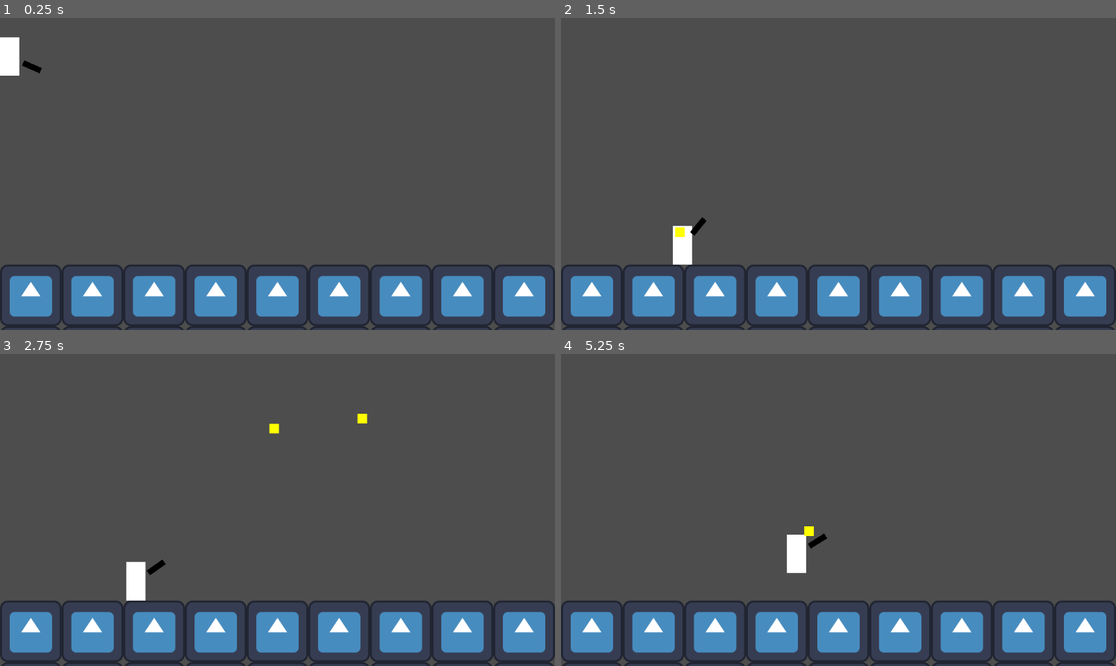
Above: before the commit, frames 1-4 (two rows, left to right).
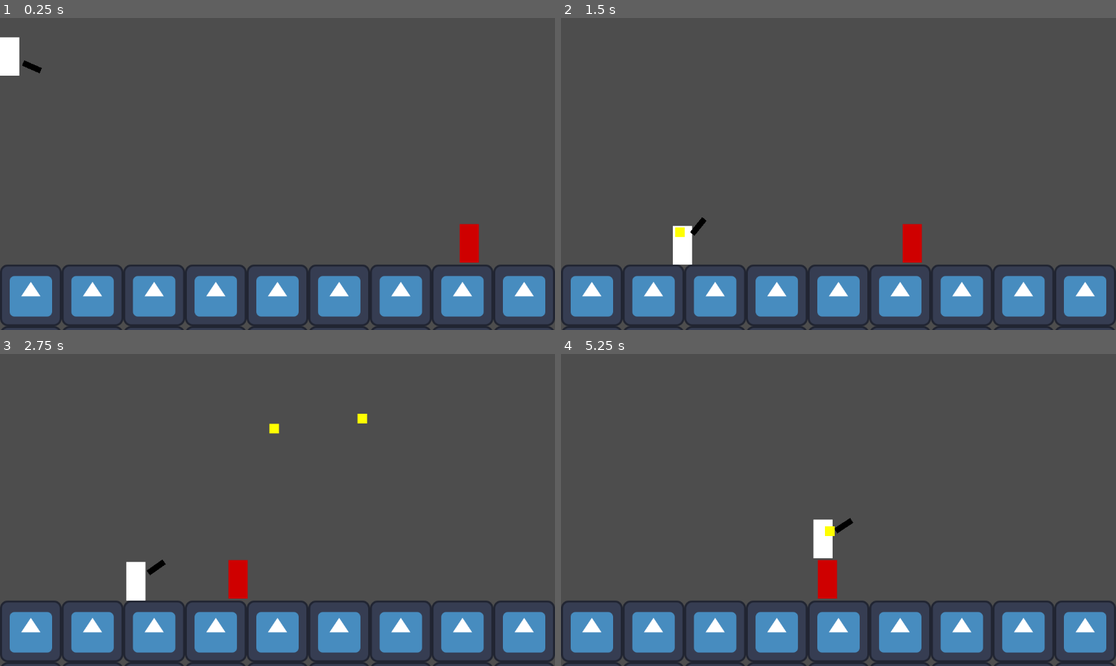
Above: after the commit, the same moments.

Repository: kryscw/Superhero-Project-X
Game: Godot game, scene res://Scenes/main.tscn
Same seed, same stepped clock (60 frames per second), same inputs: the game is played once before the commit and once after it. The engine's default icon, where the game draws it, is replaced by a stand-in: a white triangle on a blue panel in a dark square.
Inputs (mouse positions are in pixels of both pictures, inside the frame that each line leads up to):
- Up to frame 1 (0.25 s): no input
- Up to frame 2 (1.5 s): move the mouse to (960, 158) at 0.52 s; hold D (right) from 0.53 s (still down); click (960, 158) at 0.6 s; tap Space (jump) at 0.77 s; move the mouse to (727, 189) at 1.27 s; click (727, 189) at 1.35 s
- Up to frame 3 (2.75 s): tap Space (jump) at 1.52 s; move the mouse to (333, 441) at 2.02 s; release D (right) at 2.03 s; hold A (left) from 2.03 s (still down); click (333, 441) at 2.1 s
- Up to frame 4 (5.25 s): move the mouse to (810, 572) at 2.77 s; release A (left) at 2.78 s; hold D (right) 2.78-4.28 s; click (810, 572) at 2.85 s; tap Space (jump) at 3.02, 3.77, 4.52 s; move the mouse to (1005, 556) at 3.52 s; click (1005, 556) at 3.6 s; move the mouse to (672, 463) at 4.27 s; hold A (left) 4.28-5.03 s; click (672, 463) at 4.35 s; move the mouse to (866, 510) at 5.02 s; hold D (right) from 5.03 s (still down); click (866, 510) at 5.1 s

The runs differ from the first frame. In frame 1, 0.5% of the frame differs, in the area x 82-87%, y 65-79%; in frame 2, 0.4%; in frame 3, 0.4%; in frame 4, 1.5%, in the area x 40-53%, y 52-79%.

Commit message:
Enemy Add

Diff:
--- /dev/null
+++ b/Scenes/Enemy.tscn
@@ -0,0 +1,28 @@
+[gd_scene format=3 uid="uid://3birffwrsrtu"]
+
+[ext_resource type="Script" uid="uid://bow1asa4dg8mg" path="res://Scenes/enemy.gd" id="1_m1htj"]
+
+[sub_resource type="RectangleShape2D" id="RectangleShape2D_m1htj"]
+size = Vector2(48, 88)
+
+[node name="Enemy" type="CharacterBody2D" unique_id=229272389]
+script = ExtResource("1_m1htj")
+
+[node name="ColorRect" type="ColorRect" parent="." unique_id=228674368]
+offset_left = -20.0
+offset_top = -40.0
+offset_right = 20.0
+offset_bottom = 40.0
+color = Color(0.8115776, 1.853034e-06, 3.85046e-07, 1)
+
+[node name="damageArea" type="Area2D" parent="." unique_id=1978341778]
+collision_layer = 3
+collision_mask = 3
+
+[node name="CollisionShape2D" type="CollisionShape2D" parent="damageArea" unique_id=1790298330]
+shape = SubResource("RectangleShape2D_m1htj")
+
+[node name="CollisionShape2D" type="CollisionShape2D" parent="." unique_id=1676795548]
+shape = SubResource("RectangleShape2D_m1htj")
+
+[connection signal="body_shape_entered" from="damageArea" to="." method="_on_damage_area_hit"]
--- a/Scenes/bullet.gd
+++ b/Scenes/bullet.gd
@@ -6,3 +6,7 @@
 func _process(delta: float) -> void:
 	velocity = direction * speedMult
 	move_and_slide()
+
+
+func _on_screen_exit() -> void:
+	queue_free()
--- a/Scenes/bullet.tscn
+++ b/Scenes/bullet.tscn
@@ -5,6 +5,8 @@
 [sub_resource type="RectangleShape2D" id="RectangleShape2D_vgqql"]
 
 [node name="Bullet" type="CharacterBody2D" unique_id=378807127]
+collision_layer = 2
+collision_mask = 2
 script = ExtResource("1_xjght")
 
 [node name="ColorRect" type="ColorRect" parent="." unique_id=948850406]
@@ -16,4 +18,7 @@
 
 [node name="CollisionShape2D" type="CollisionShape2D" parent="." unique_id=379280166]
 shape = SubResource("RectangleShape2D_vgqql")
-disabled = true
+
+[node name="VisibleOnScreenNotifier2D" type="VisibleOnScreenNotifier2D" parent="." unique_id=1598458522]
+
+[connection signal="screen_exited" from="VisibleOnScreenNotifier2D" to="." method="_on_screen_exit"]
--- /dev/null
+++ b/Scenes/enemy.gd
@@ -0,0 +1,16 @@
+extends CharacterBody2D
+
+@onready var player = get_tree().current_scene.get_node("Player")
+var speed = 200.0
+
+func _process(delta: float) -> void:
+	velocity = (player.global_position - global_position).normalized() * speed
+	velocity.y += 800
+
+	move_and_slide()
+
+
+
+func _on_damage_area_hit(body_rid: RID, body: Node2D, body_shape_index: int, local_shape_index: int) -> void:
+	print("AHHHH!")
+	## TODO (SUMIT) - lose health
--- a/Scenes/main.tscn
+++ b/Scenes/main.tscn
@@ -1,6 +1,7 @@
 [gd_scene format=3 uid="uid://dht3s2whll8jk"]
 
 [ext_resource type="Script" uid="uid://cmoterefmarvj" path="res://Scenes/player.gd" id="1_jjvhh"]
+[ext_resource type="PackedScene" uid="uid://3birffwrsrtu" path="res://Scenes/Enemy.tscn" id="1_kry3j"]
 [ext_resource type="Script" uid="uid://cb8olv6pxb5w" path="res://Scenes/weapon_rot.gd" id="2_kry3j"]
 [ext_resource type="Texture2D" uid="uid://b2paleomga2u8" path="res://icon.svg" id="3_21xkr"]
 [ext_resource type="Script" uid="uid://ryre07fbbumh" path="res://SuperHero.gd" id="4_6bp64"]
@@ -23,6 +24,9 @@
 sources/3 = SubResource("TileSetAtlasSource_cvnsp")
 
 [node name="Node2D" type="Node2D" unique_id=721105279]
+
+[node name="Enemy" parent="." unique_id=229272389 instance=ExtResource("1_kry3j")]
+position = Vector2(1020, 362)
 
 [node name="Player" type="CharacterBody2D" parent="." unique_id=1884285806]
 script = ExtResource("1_jjvhh")
--- a/Scenes/player.gd
+++ b/Scenes/player.gd
@@ -10,6 +10,7 @@
 @export var jumpTimeToDescent : float = 0.1
 @onready var jumpVelocity: float = ((2.0 * jumpHeight) / jumpTimeToPeak) * -1
 
+var health: int = 100
 
 func _physics_process(delta: float) -> void:
 
Not shown, added: Scenes/enemy.gd.uid
Not shown, changed: .DS_Store
Not shown, changed: Scenes/.DS_Store
